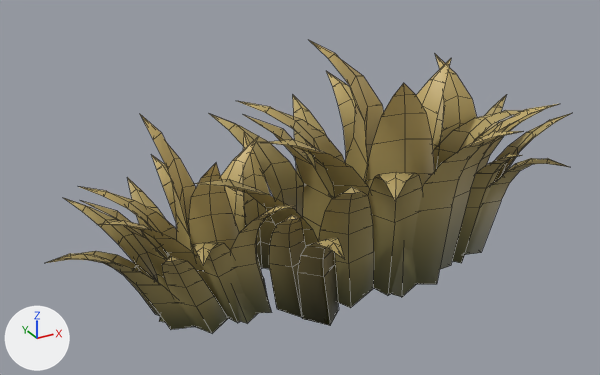
One commit to the FBX model Cubimal Racing/Assets/Media/Models/PLANT_B.fbx: the scene before it, then after it.
Rendered twice from a 50 mm camera at (-1.345, -2.19, 1.469) aimed at (-0.12, 0.039, 0.354). The lights are fixed; the arrows at lower left show +X, +Y and +Z. Mesh edges are drawn as thin lines. Where no turn or scale is listed for an object, it has been applied to the vertices.

In view in the first picture: 'PLANT_C'.
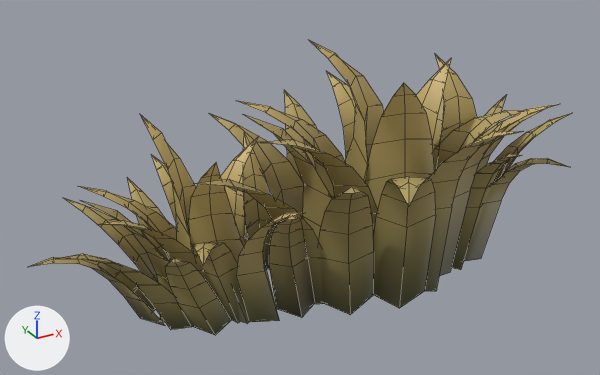
Commit message: Plants Updates

Location of each change, [x1, y1, x2, y2] in pixels of the pictures (600 x 375 px; the box of a moved part takes in the faces that stretch with it):
'PLANT_C', reshaped: before [46, 40, 571, 333]; after [29, 40, 571, 335]
part 1 of me_mesh, added (brown): after [236, 213, 304, 322]
part 2 of me_mesh, added (brown): after [29, 255, 165, 326]
part 3 of me_mesh, moved or reshaped: before [162, 256, 228, 333]; after [165, 258, 231, 335]
part 4 of me_mesh, moved or reshaped: before [369, 172, 423, 296]; after [373, 177, 436, 308]
part 5 of me_mesh, rebuilt: before [293, 95, 326, 217]; after [284, 90, 317, 180]
part 6 of me_mesh, cut back: before [46, 191, 501, 325]; after [157, 191, 501, 322]

The change, as a list of edits to the scene's bpy script:
```text
Change me_mesh:
    used by ob_plant_c; location = (0.0, 0.0, 0.0)
    remove me_mesh.from_pydata(...)  # 1050 vertices, 1008 faces; spans x -0.96..0.96, y -0.44..0.44, z 0.0..0.83
    add me_mesh.from_pydata(...)  # 1025 vertices, 984 faces; spans x -1.01..0.96, y -0.48..0.51, z 0.0..0.83
    me_mesh part 1: the loose piece of 25 vertices spanning x -0.43..-0.27, y -0.25..-0.01, z 0.0..0.44 is copied, and the copy is moved by (0.0, -0.06, 0.0); it spans x -0.43..-0.27, y -0.3..-0.06, z 0.0..0.44
    me_mesh part 2: the loose piece of 25 vertices spanning x -0.96..-0.55, y -0.01..0.12, z 0.0..0.28 is copied, and the copy is moved by (-0.05, 0.0, 0.0); it spans x -1.01..-0.6, y -0.01..0.12, z 0.0..0.28
    me_mesh part 3: the loose piece of 25 vertices spanning x -0.69..-0.44, y -0.28..-0.04, z 0.0..0.38 is moved by (0.0, -0.01, 0.0)
    me_mesh part 4: the loose piece of 25 vertices spanning x -0.07..0.23, y -0.43..-0.09, z 0.03..0.51 is scaled about its middle by (1, 1, 1.05), then moved by (0.01, -0.05, -0.01)
    me_mesh part 5: the loose piece of 25 vertices spanning x -0.08..0.12, y 0.11..0.44, z 0.03..0.54 is rebuilt with 25 vertices and now spans x -0.08..0.12, y 0.17..0.51, z 0.0..0.54
    me_mesh part 6
    76 vertices are removed from x -0.96..-0.1, y -0.42..0.12, z 0.0..0.44
    82 faces are deleted
    80 vertices in x -0.24..0.61, y -0.26..0.22, z 0.03 move by (0.0, 0.0, -0.03)
    5 vertices move from x -0.53..0.53, y -0.18..-0.05, z 0.0..0.04 to x -0.53..0.53, y -0.18..-0.05, z 0.0
    1 vertex is added at (-0.53, 0.11, 0.0)
    10 new faces join them
```
